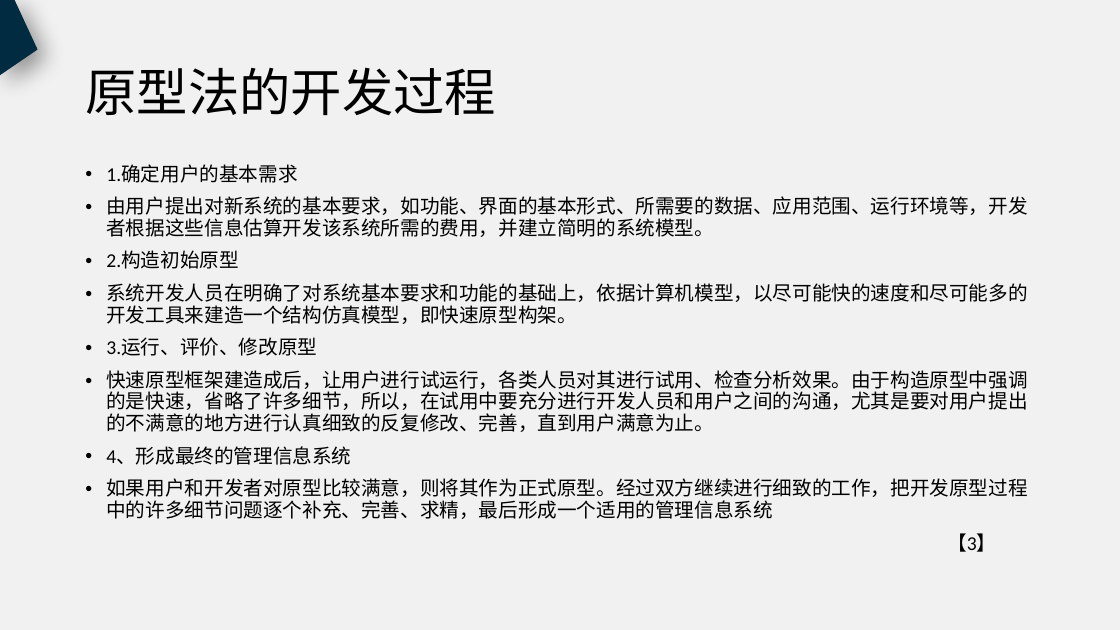
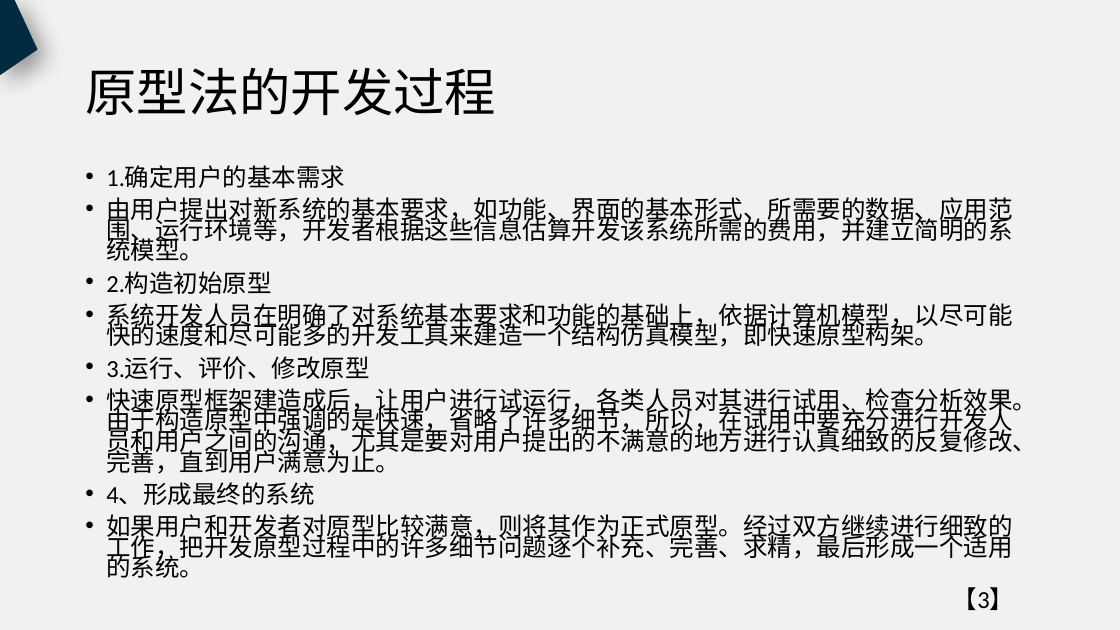
Before and after one commit to PRD2018-G18/PRD2018, a slide deck: slide 8 of 非受控文档/过程文档/UML基础2/UML基础2.pptx. Drawn at 1120x630 pixels with LibreOffice and Linux fonts; fonts in the diff are those of the drawing. Boxes give left, top, right and bottom in pixels: in the first picture for what was removed or moved away, otherwise in the second. Text is boxed around its words. In the diff, an @@ line names an element or a change of style, - is before the commit and + after.

Commit message:
UML基础2、需求工程计划PPT（改）

```diff
--- a/非受控文档/过程文档/UML基础2/UML基础2.pptx
+++ b/非受控文档/过程文档/UML基础2/UML基础2.pptx
@@ text at (x1=106, y1=166, x2=1037, y2=610): size 16.8 to 21 pt in "1.确定用户的基本需求", "由用户提出对新系统的基本要求，如功能、界面的基本形式、所需要的数据、应用范围、运行环境等，开发者根据这些信息估算开发该系 ...", "2.构造初始原型", "系统开发人员在明确了对系统基本要求和功能的基础上，依据计算机模型，以尽可能快的速度和尽可能多的开发工具来建造一个结构仿真 ..." and 3 more places; line spacing 0.9 to 0.7 @@
@@ text at (x1=106, y1=483, x2=1013, y2=578): text changed; size 16.8 to 21 pt @@
-• 4、形成最终的管理信息系统
-• 如果用户和开发者对原型比较满意，则将其作为正式原型。经过双方继续进行细致的工作，把开发原型过程中的许多细节问题逐个补充、完善、求精，最后形成一个适用的管理信息系统
+• 4、形成最终的系统
+• 如果用户和开发者对原型比较满意，则将其作为正式原型。经过双方继续进行细致的工作，把开发原型过程中的许多细节问题逐个补充、完善、求精，最后形成一个适用的系统。
```
Also in this commit, not shown: 27 other slides changed, 8 slides added, 7 slides removed, 1 other file.
